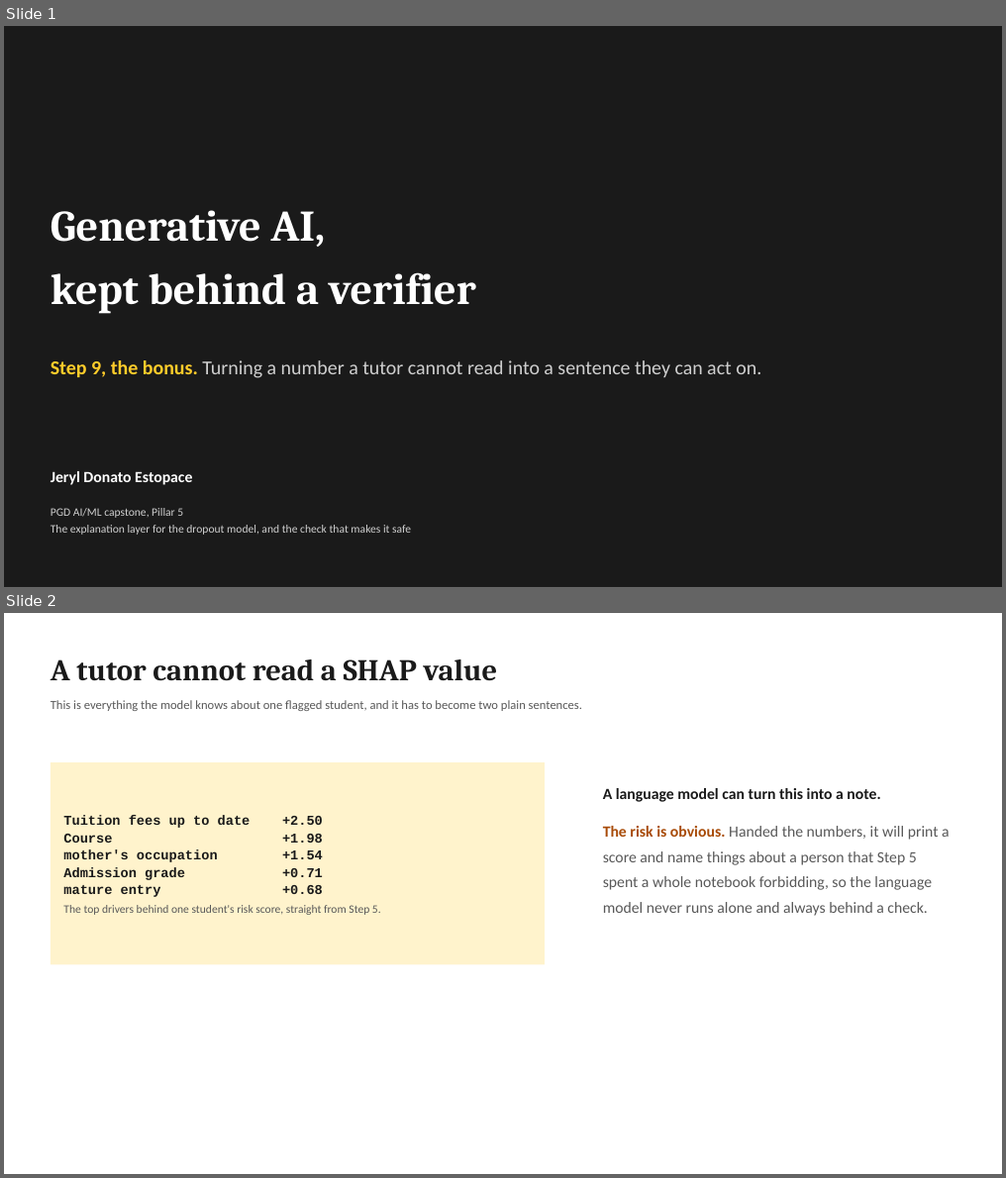
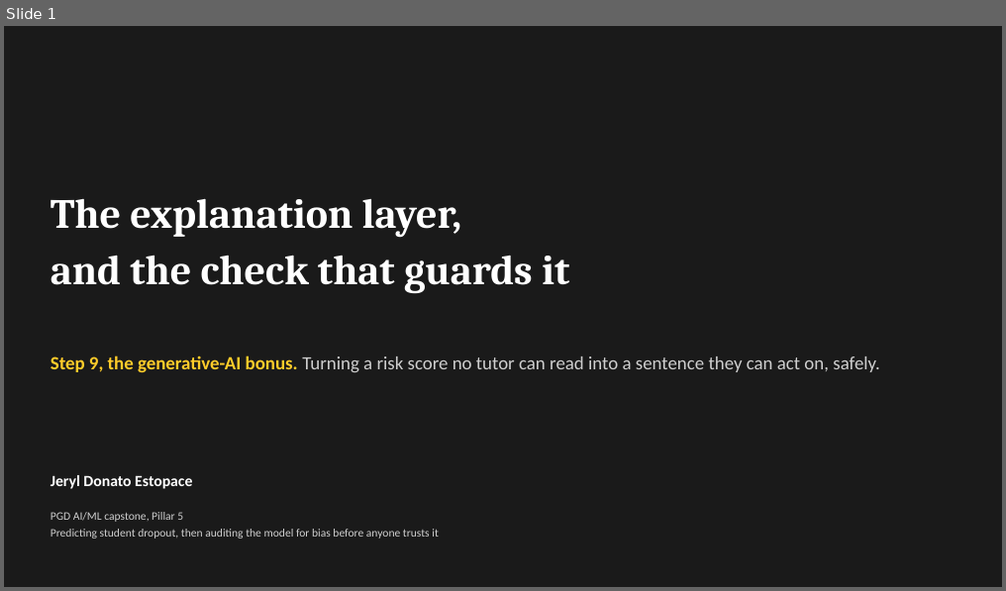
Before and after one commit to jeryldev/pgdaiml-capstone, a slide deck: presentations/genai_bonus.pptx. Shown one above the other, each under a label of ours: slides 1 and 2 before the commit, slide 1 after it. The pictures are 1006x1178 and 1006x591 pixels, drawn with LibreOffice and Linux fonts; fonts in the diff are those of the drawing. Boxes give left, top, right and bottom in pixels: in the first picture for what was removed or moved away, otherwise in the second. Text is boxed around its words. In the diff, an @@ line names an element or a change of style, - is before the commit and + after.

Commit message:
feat: rebuild genai bonus deck

```diff
--- a/presentations/genai_bonus.pptx
+++ b/presentations/genai_bonus.pptx
@@ slide 2 removed at <box>4,613,1002,1174</box>, background #FFFFFF @@
@@ text removed at <box>51,660,498,681</box> @@
-A tutor cannot read a SHAP value
@@ text removed at <box>51,700,582,711</box> @@
-This is everything the model knows about one flagged student, and it has to become two plain sentences.
@@ rectangle removed at <box>51,762,545,964</box> @@
-Tuition fees up to date +2.50
-Course +1.98
-mother's occupation +1.54
-Admission grade +0.71
-mature entry +0.68
-The top drivers behind one student's risk score, straight from Step 5.
@@ text removed at <box>603,788,949,916</box> @@
-A language model can turn this into a note.
-The risk is obvious. Handed the numbers, it will print a score and name things about a person that Step 5 spent a whole notebook forbidding, so the language model never runs alone and always behind a check.
@@ slide 1 changed as well @@
@@ text at <box>51,198,569,294</box>: text changed; size 42 to 40 pt @@
-Generative AI,
-kept behind a verifier
+The explanation layer,
+and the check that guards it
@@ text at <box>51,356,879,373</box>: text changed; size 19 to 18 pt @@
-Step 9, the bonus. Turning a number a tutor cannot read into a sentence they can act on.
+Step 9, the generative-AI bonus. Turning a risk score no tutor can read into a sentence they can act on, safely.
@@ text "Jeryl Donato Estopace": place and size @@
-text "Jeryl Donato Estopace" at <box>51,472,192,485</box>
+text "Jeryl Donato Estopace" at <box>51,475,192,489</box>
@@ text at <box>51,529,439,539</box>: text changed @@
-The explanation layer for the dropout model, and the check that makes it safe
+Predicting student dropout, then auditing the model for bias before anyone trusts it
```
Also in this commit, not shown: 1 other slide changed, 6 slides added, 3 other slides removed, 5 other files.
